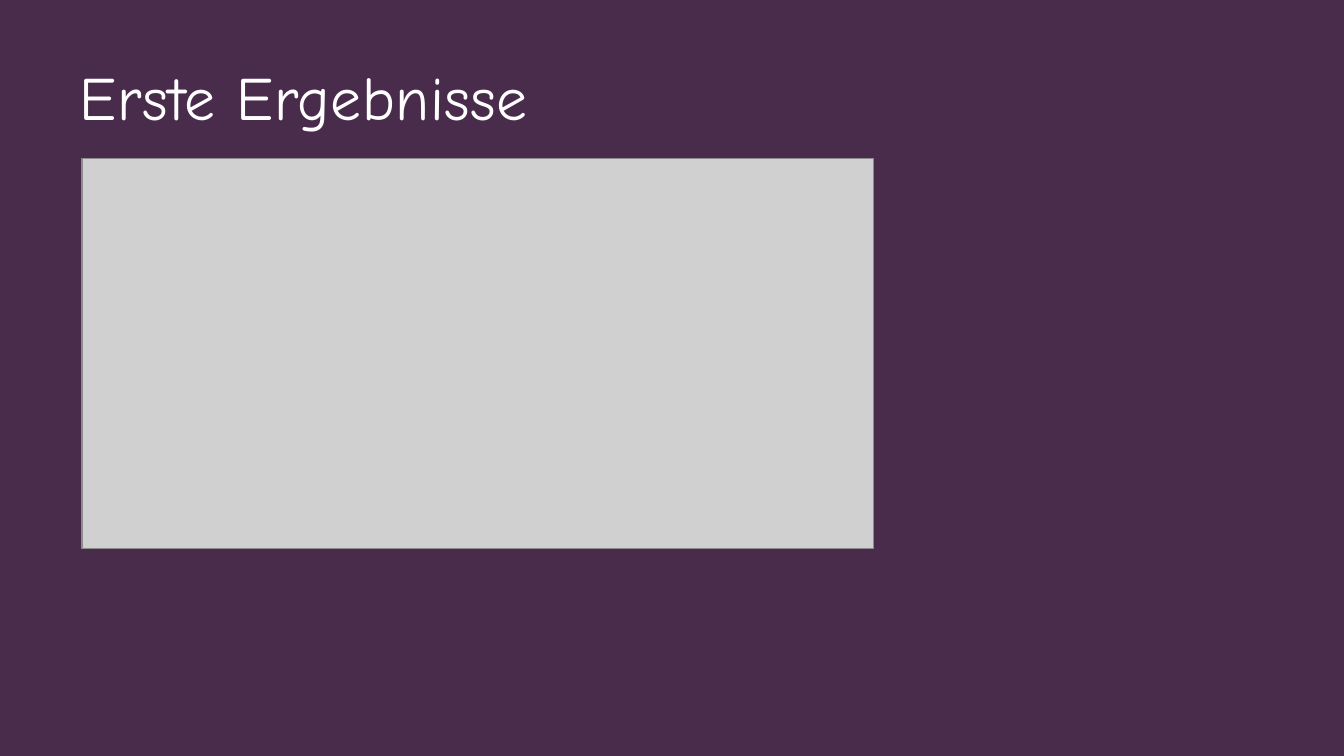
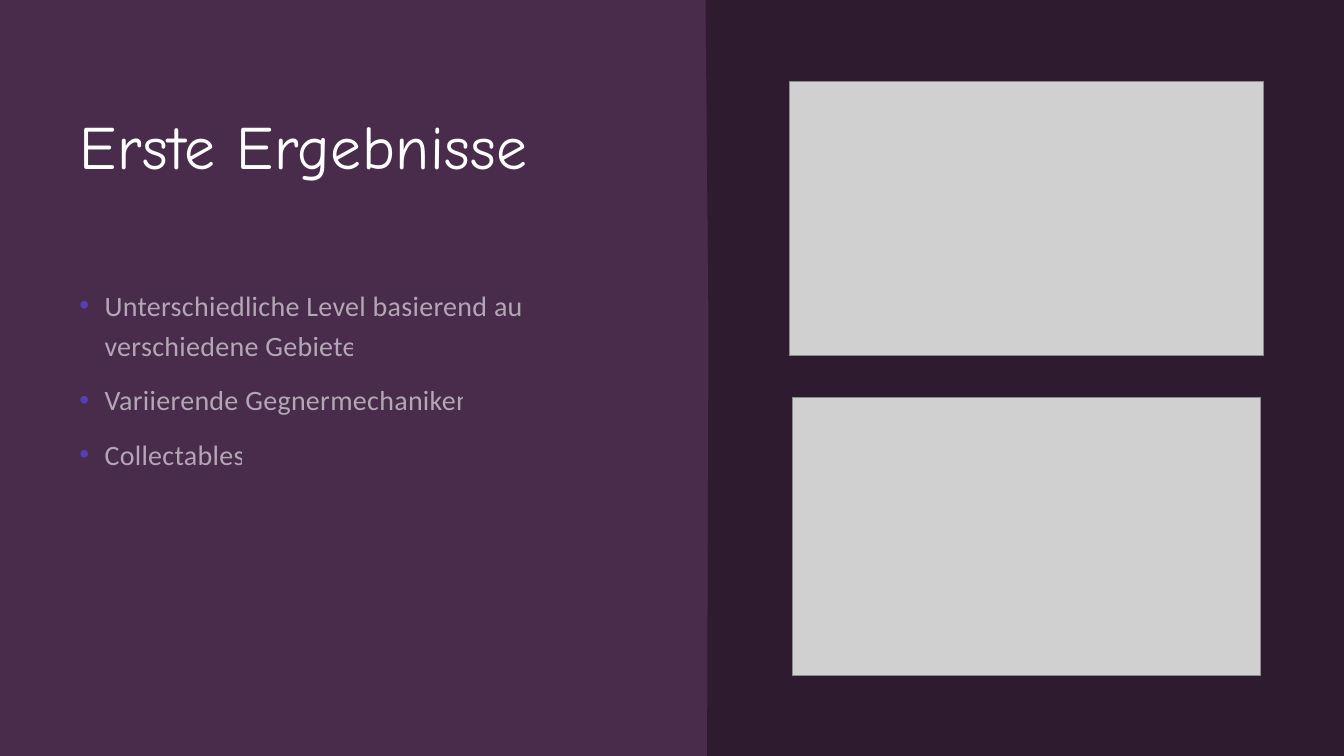
Before and after one commit to LeaMarieKindermann/Spieleprogrammierung, a slide deck: slide 4 of Spieleprogrammierung_Abschlusspräsentation.pptx. Drawn at 1344x756 pixels with LibreOffice and Linux fonts; fonts in the diff are those of the drawing; grey boxes stand for pictures. Boxes give left, top, right and bottom in pixels: in the first picture for what was removed or moved away, otherwise in the second. Text is boxed around its words. In the diff, an @@ line names an element or a change of style, - is before the commit and + after.

Commit message:
updated final presentation

```diff
--- a/Spieleprogrammierung_Abschlusspräsentation.pptx
+++ b/Spieleprogrammierung_Abschlusspräsentation.pptx
@@ rectangle removed at [0, 0, 1344, 756] @@
@@ rectangle added at [0, 0, 1344, 756], fill #492B4C @@
@@ freeform shape added at [706, 0, 1344, 756], fill #2E1B30 @@
@@ title "Erste Ergebnisse" at [79, 127, 528, 181]: vertical alignment top to middle @@
@@ picture added at [789, 81, 1263, 356] @@
@@ picture removed at [82, 158, 873, 548] @@
@@ text added at [105, 296, 531, 465], 20 pt, text #FFFFFF at 58% opacity @@
+• Unterschiedliche Level basierend auf verschiedene Gebiete
+• Variierende Gegnermechaniken
+• Collectables
@@ picture added at [793, 397, 1261, 676] @@
```
